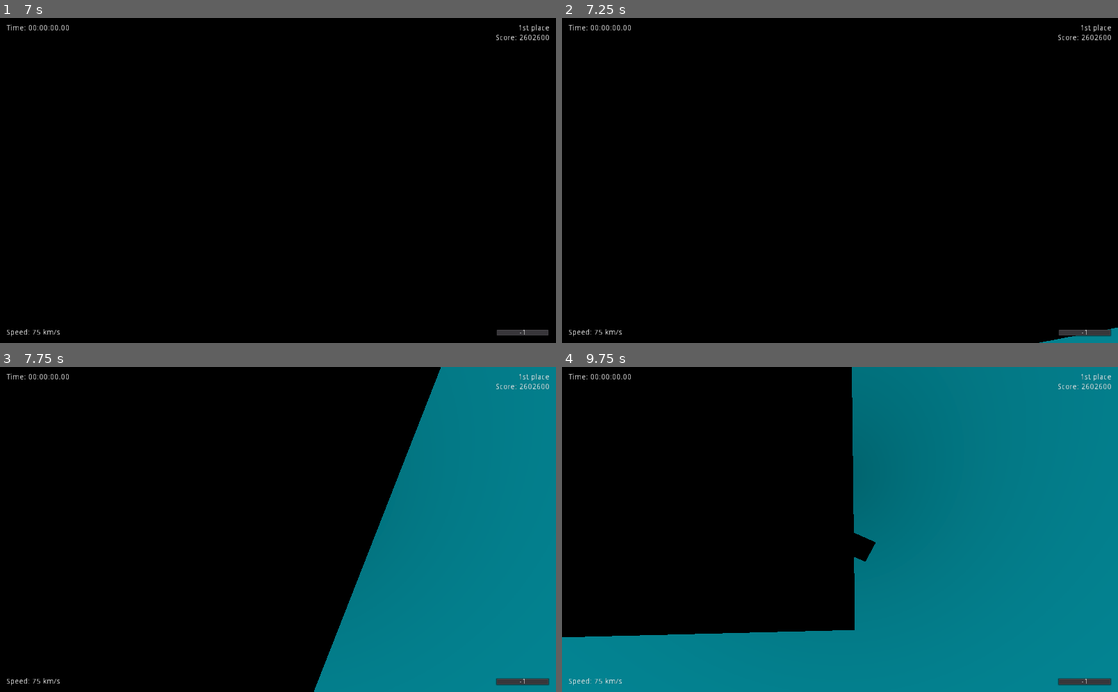
Above: before the commit, frames 1-4 (two rows, left to right).
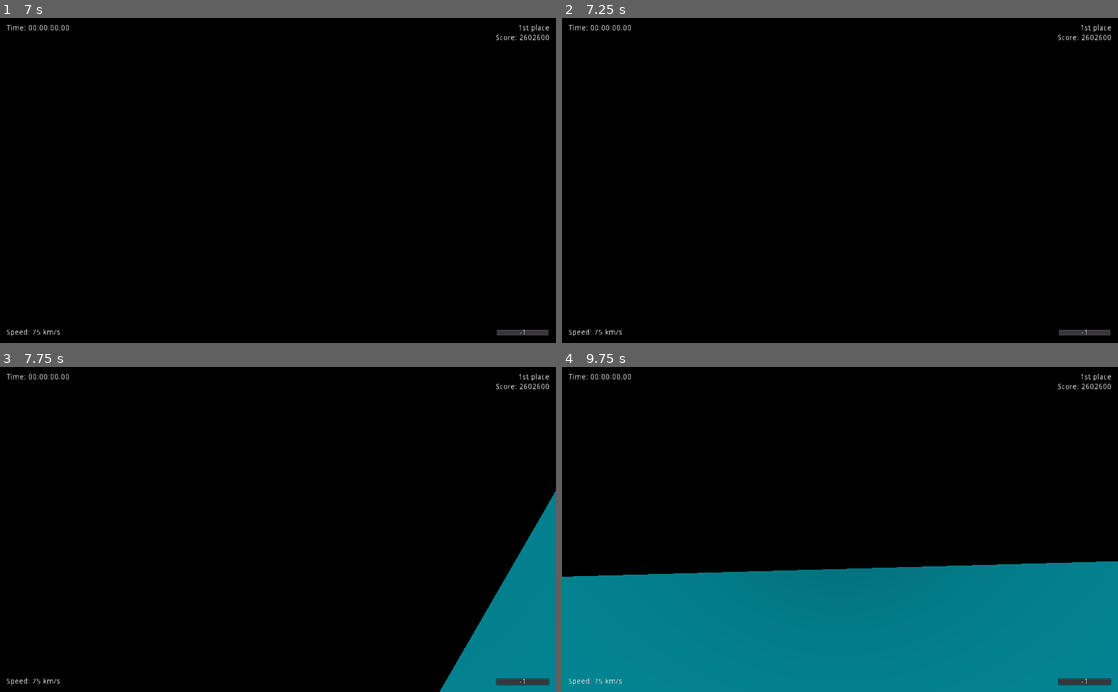
Above: after the commit, the same moments.

Repository: DeerTears/KinematicBoarder
Game: Godot game, scene res://Levels/Area1.tscn
Two runs of this game, one before a commit and one after it. Both use one fixed random seed, a clock stepped at 60 frames per second and the inputs below.
Inputs (mouse positions are in pixels of both pictures, inside the frame that each line leads up to):
- Up to frame 1 (7 s): tap Enter at 0.5 s; move the mouse to (305, 180) at 0.52 s; hold Mouse wheel up (zoom_in) 0.53-1.28 s; hold W (fwd) 0.53-5.78 s; tap Space (jump) at 0.77, 1.52, 3.02, 3.77, 4.52, 6.02, 6.77 s; tap R (reset) every 0.75 s from 1.25 to 4.25 s; move the mouse to (250, 180) at 1.27 s; tap Mouse wheel down (zoom_out) every 1.5 s from 1.35 to 5.85 s; move the mouse to (289, 174) at 2.02 s; hold Mouse wheel up (zoom_in) 2.03-2.78 s; move the mouse to (272, 187) at 2.77 s; move the mouse to (316, 183) at 3.52 s; hold Mouse wheel up (zoom_in) 3.53-4.28 s; move the mouse to (233, 177) at 4.27 s; move the mouse to (283, 180) at 5.02 s; hold Mouse wheel up (zoom_in) 5.03-5.78 s; move the mouse to (255, 174) at 5.77 s; hold D (right) 5.78-6.53 s; move the mouse to (305, 180) at 6.52 s; hold W (fwd) from 6.53 s (still down); hold Mouse wheel up (zoom_in) from 6.53 s (still down)
- Up to frame 2 (7.25 s): keep holding W (fwd); keep holding Mouse wheel up (zoom_in)
- Up to frame 3 (7.75 s): keep holding W (fwd); move the mouse to (250, 529) at 7.27 s; release Mouse wheel up (zoom_in) at 7.28 s; tap Mouse wheel down (zoom_out) at 7.35 s; tap Space (jump) at 7.52 s
- Up to frame 4 (9.75 s): move the mouse to (851, 523) at 8.02 s; hold Mouse wheel up (zoom_in) 8.03-8.78 s; move the mouse to (834, 536) at 8.77 s; release W (fwd) at 8.78 s; hold A (left) 8.78-9.53 s; tap Mouse wheel down (zoom_out) at 8.85 s; tap Space (jump) at 9.02 s; move the mouse to (878, 532) at 9.52 s; hold W (fwd) from 9.53 s (still down); hold Mouse wheel up (zoom_in) from 9.53 s (still down)

Frame 1 is identical in both runs. In frame 2, 0.3% of the frame differs, in the area x 85-100%, y 95-100%; in frame 3, 26%; in frame 4, 39%, in the area x 0-100%, y 0-84%.

Commit message:
fix: allow input_strength to finally equal 0
this solves the turning bug!

Diff:
--- a/Actors/Scripts/Player.gd
+++ b/Actors/Scripts/Player.gd
@@ -83,10 +83,14 @@
 		Rider.input_strength.y = Input.get_action_strength("fwd")
 	elif Input.is_action_pressed("back"):
 		Rider.input_strength.y = Input.get_action_strength("back") * -1
+	else:
+		Rider.input_strength.y = 0
 	if Input.is_action_pressed("right"):
 		Rider.input_strength.x = Input.get_action_strength("right")
 	elif Input.is_action_pressed("left"):
 		Rider.input_strength.x = Input.get_action_strength("left") * -1
+	else:
+		Rider.input_strength.x = 0
 	Rider.input_strength.normalized()
 
 	# jumping
--- a/Actors/Scripts/Rider.gd
+++ b/Actors/Scripts/Rider.gd
@@ -44,7 +44,6 @@
 	else:
 		rotation = rotation.move_toward(Vector3.UP, delta * 0.25)
 		turn_amount *= 0.8
-
 	Meshes.set_rotation(Vector3(0, Meshes.rotation.y + (turn_amount / 2), 0))
 	Collision.set_rotation(Vector3(0, Collision.rotation.y + (turn_amount / 2), 0))
 
